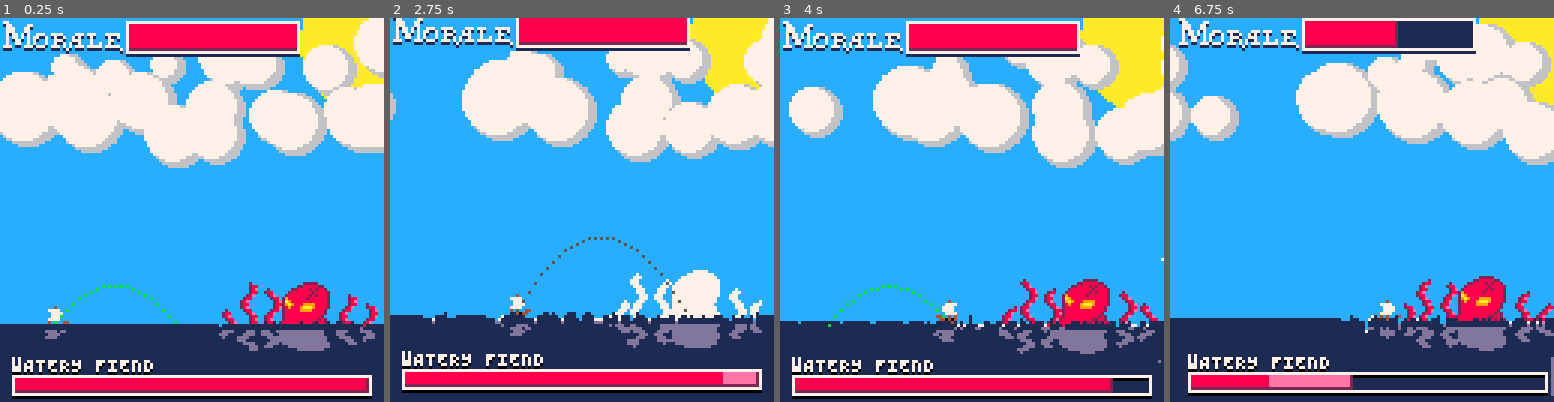
Above: before the commit, frames 1-4 (left to right).
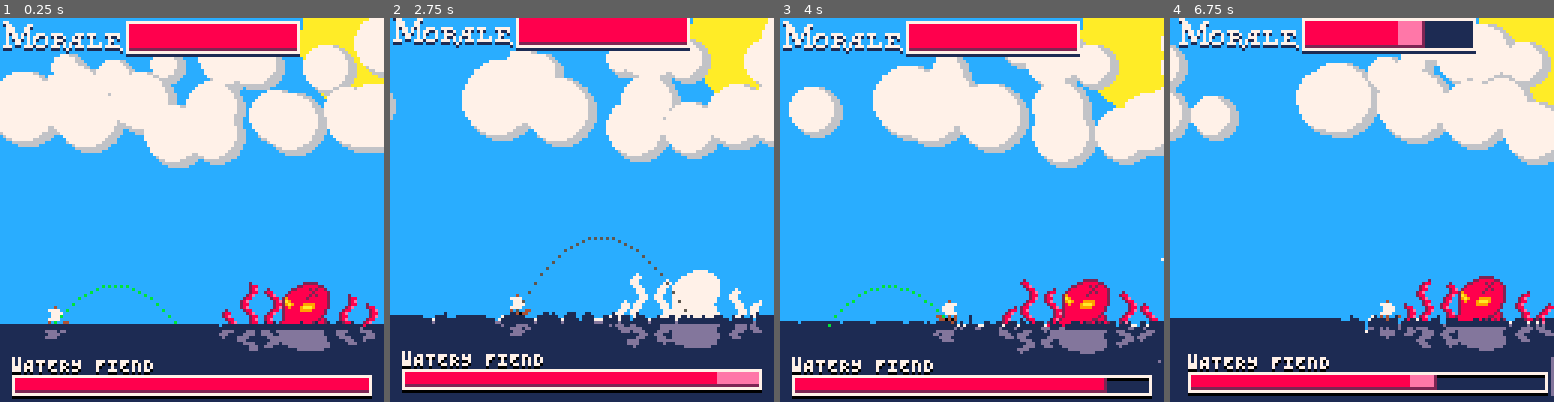
Above: after the commit, the same moments.

Repository: GibletsofJesus/Pico-Pirates
Game: PICO-8 cartridge pico_pirates.p8
Same seed, same stepped clock (60 frames per second), same inputs: the game is played once before the commit and once after it.
Inputs:
- Up to frame 1 (0.25 s): no input
- Up to frame 2 (2.75 s): tap X (X key) at 0.33, 1.07, 1.85 s; tap O (Z key) at 0.7, 1.7, 2.1, 2.5 s; hold Right 1.6-2.1 s; hold Up 2.15-2.42 s; hold Right from 2.47 s (still down)
- Up to frame 3 (4 s): tap O (Z key) at 2.9, 3.3, 3.7 s; tap X (X key) at 2.97 s; release Right at 3.03 s; hold Left 3.08-3.58 s; hold Down 3.63-3.97 s
- Up to frame 4 (6.75 s): hold Right 4.02-4.68 s; tap X (X key) at 4.08, 5.2, 6.32 s; tap O (Z key) every 0.4 s from 4.1 to 6.5 s; hold Up 4.73-5.03 s; hold Left 5.08-5.68 s; hold Down 5.73-6.03 s; hold Right 6.08-6.58 s; hold Right from 6.63 s (still down)

The runs differ from the first frame. In frame 1, less than 0.1% of the frame differs, in the area x 95-97%, y 93-97%; in frame 2, less than 0.1%; in frame 3, less than 0.1%; in frame 4, 2.1%, in the area x 25-70%, y 0-97%.

Commit message:
game over combat screen, morale = hp

Diff:
--- a/pico_pirates.p8
+++ b/pico_pirates.p8
@@ -2,10 +2,9 @@
 version 16
 __lua__
 --Current cart stats (17/2/18)
--- Token count 7662 / 8192
---	remaining tokens:	 530
+-- Token count 7809 / 8192
+--	remaining tokens:	 403
 -- 21 func ___name instances = 63 tokens that acn be reallocated
---									 93.6%
 
 function stringToArray(str)
 	local a,l={},0
@@ -204,7 +203,7 @@
 	 	 celltype="sea"
 	 	 currentcell.type="sea"
 	 	 if (t()-victory_time > 3) state=2 st_t=0 nextState =1
-	  else
+	  elseif morale>0 then
 	 	 cannonLines(2+comb_boat.x,5+comb_boat.y)
 	 	 drawEnemyHP()
 	 	end
@@ -305,17 +304,30 @@
 	_pset(camx+112+flr(((boat.x+256)/512)*14),camy+1+flr(((boat.y+256)/512)*14),4)
 end
 
+playerHpTimer=0
+prevMorale=100
 function draw_morale_bar()
 	--"Morale"
 	print_str('4d6f72616c65a',camx+1,camy+11,7)
 	local x=camx+42
 	local y=camy+1
 	local _x=x+57
+	local l=lerp(57,0,morale/100)
+	local _l=lerp(57,0,prevMorale/100)
 	local _y=y+10
-	--Drawing morale bar
+
+  if playerHpTimer>0 then
+     playerHpTimer=max(0,playerHpTimer-.1)
+     if (playerHpTimer<=1) _l=lerp(l,_l,playerHpTimer)
+  else
+    prevMorale=morale
+    _l=l
+  end
+  --Drawing morale bar
 	_rectfill(x,y,_x,_y+1,1)
-	_rectfill(x+1,y+1,_x-lerp(57,0,morale/100),_y-1,8)
-	_rect(x,y,_x-lerp(57,0,morale/100),_y-1,2)
+	_rectfill(x,y,_x-_l,_y,14)
+	_rectfill(x+1,y+1,_x-l,_y-1,8)
+	_rect(x,y,_x-_l,_y-1,2)
 	_rect(x,y,_x,_y,7)
 end
 
@@ -1335,10 +1347,26 @@
 				end
 			end
 			if comb_boat.hp<=0 then
-				?""
-				?"do this bit next"
+				comb_boat.update=function(b)
+					b.y+=0.1
+				end
+
+				comb_boat._draw=comb_boat.draw
+				comb_boat.draw=function(b)
+					b._draw(b)
+					if b.y>100 then
+						print_str('47414d45204f564552',24,40,8)
+					end
+					if b.y>105 then
+						print_str('596f75722063726577206162616e646f6e6564',8,56,7)
+						print_str('7468652073696e6b696e672073686970',20,64,7)
+					end
+					if b.y>115 then
+						print_str('596f752077657265206e6f74',28,80,7)
+						print_str('736f20636f776172646c79',32,88,7)
+					end
+				end
 				--todo: work on me!
-				stop()
 			end
 			b.vx*=.95
 			b.firecd=max(b.firecd-.0333,0)
@@ -1353,9 +1381,8 @@
 		end,
 		draw=function(b)
 			dmgFlash(b)
-		  palt(11,true)
-			palt(0,false)
-			sspr(27,50,8,8,b.x,b.y,8,8,b.flipx,false)
+			pal(1,0)
+			spr(12,b.x,b.y,1,1,b.flipx,false)
 			pal()
 			--[[comb_boat_text(messages[message_index])
 			if txt_timer*5>(#messages[message_index]) then
@@ -1460,7 +1487,7 @@
 				if aabbOverlap(t,p) then
 					del(comb_objs,p)
 					del(projectiles,p)
-					monster.hit(monster)
+					hit(monster,rrnd(8,14))
 					sfx(10)
 					sfx(11)
 				end
@@ -1468,7 +1495,7 @@
 			if aabbOverlap(monster,p) then --octopos collision
 				del(comb_objs,p)
 				del(projectiles,p)
-				monster.hit(monster)
+				hit(monster,rrnd(12,18))
 				sfx(10)
 				sfx(11)
 			end
@@ -1503,23 +1530,22 @@
 -- 		below surface, comes up a moment later
 --		and fires a rock or some shit (mb ink)
 
-hpTimer=0
-prevhp=100
+enemyHpTimer=0
+enemyPrevHp=100
 enemyName=""
 function drawEnemyHP()
 	?enemyName,4,114,0
 	?enemyName,4,113,7
 	rect(4,120,123,126,0)
-	local barLength0=monster.hp*1.18
-	local barLength1=prevhp*1.18
-	if hpTimer>0 then
-		 hpTimer-=0.066
-		 if (hpTimer<=1) prevHp=monster.hp barLength1=lerp(barLength0,barLength1,hpTimer)
+	local barLength0=lerp(0,118,monster.hp/100)
+	local barLength1=lerp(0,118,enemyPrevHp/100)
+	if enemyHpTimer>0 then
+		 enemyHpTimer=max(0,enemyHpTimer-.075)
+		 if (enemyHpTimer<=1) barLength1=lerp(barLength0,barLength1,enemyHpTimer)
 	else
-		prevhp=monster.hp
+		enemyPrevHp=monster.hp
 		barLength1=barLength0
 	end
-
 	rectfill(5,119,5+barLength1,124,14)
 
 	--true hp bar
@@ -1606,11 +1632,6 @@
 		  	end
 		 	end
 			pal()
-		 end,
-
-		 hit=function(o)
-			 hpTimer=2
-			 hit(o,rrnd(6,36))
 		 end
 	}
 	return monster
@@ -1619,7 +1640,11 @@
 function hit(this,dmg)
 	flip()
 	this.hp,this.flashing,shakeTimer=max(0,this.hp-dmg),10,1
-	if (this.isPlayer) morale=this.hp this.flashing=25
+	if this.isPlayer then
+		morale,this.flashing,playerHpTimer=this.hp,25,2
+	else
+		enemyHpTimer=2
+	end
 end
 
 function ___________________helpers()
@@ -1657,14 +1682,14 @@
 	return rnd(max-min)+min
 end
 __gfx__
-0000000000000000000000007000000000000007000000000000000000000000000000000000000000007c0007c000000000000000000008800000800ddf0d00
-00000000000000000000000000000000000000000000000000000000000000000000000000000000008cb9a07a8a00000000000000000088880008880dff0fd0
-0070070000000000000000000000000660000000000000000000000000000000000000000000000007b9a897c9ab00000000000000000018888088880dff0fd0
-00077000000000000000000000000066660000000000000000000000000000009999999999940000c9ac797a9ac900000000000000000001888888810dff0fd0
-000770000000000000000000000006666660000000000000000000000000000955555555559240009b7a9c9ba99000000000000000000000188888100ddf0fdd
-007007000000000000000000000066666666000000aaaaaaaaaaa900000000955555555559224000000000000000000000000000000000008888810000df0ffd
-00000000000000000000000000000066660000000a22222222229240000009999999999999224000000000000000000000000000000000088888880000df0ffd
-0000000000000000000000000000006666000000a2888888888922400000a1111111111114440000000000000000000000000000000000888818888000df0ffd
+0000000000000000000000007000000000000007000000000000000000000000000000000000000000007c0007c000000040000000000008800000800ddf0d00
+00000000000000000000000000000000000000000000000000000000000000000000000000000000008cb9a07a8a00007777000000000088880008880dff0fd0
+0070070000000000000000000000000660000000000000000000000000000000000000000000000007b9a897c9ab00000777700000000018888088880dff0fd0
+00077000000000000000000000000066660000000000000000000000000000009999999999940000c9ac797a9ac900000777700000000001888888810dff0fd0
+000770000000000000000000000006666660000000000000000000000000000955555555559240009b7a9c9ba99000007777000000000000188888100ddf0fdd
+007007000000000000000000000066666666000000aaaaaaaaaaa900000000955555555559224000000000000000000040400440000000008888810000df0ffd
+00000000000000000000000000000066660000000a22222222229240000009999999999999224000000000000000000041414400000000088888880000df0ffd
+0000000000000000000000000000006666000000a2888888888922400000a1111111111114440000000000000000000044444000000000888818888000df0ffd
 01249af777fa0000000000000000006666000000a2888aa288892440000a1111111111114400000000000000000000000000000000000088810188880ddf0fdd
 012499aaa9900000000000000000006666000000aaaaa11999994240000aaaaaaaaaaa942400000000000000000000000000000000000018100018810dff0fd0
 0000000000000000000000000000006666000000a222a11922292240000a222a119222922400000000000000000000000000000000000001000001100dff0fd0
